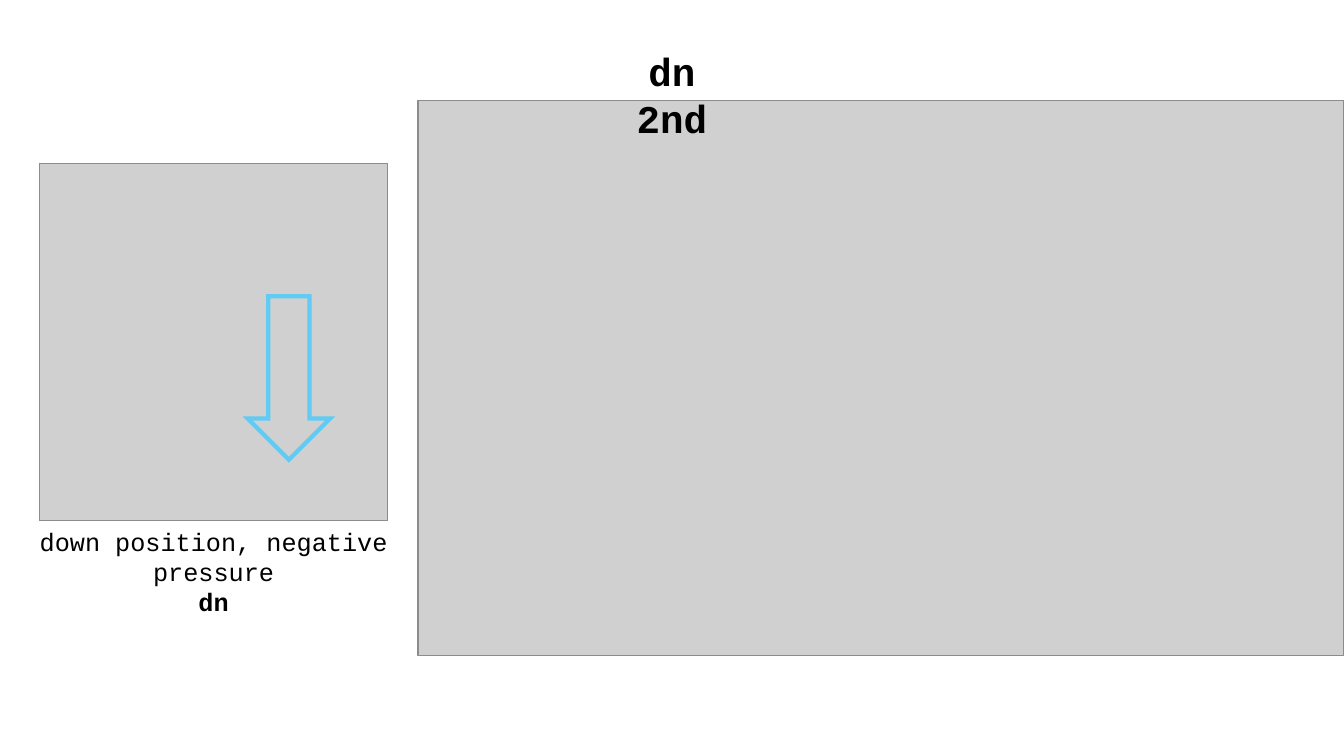
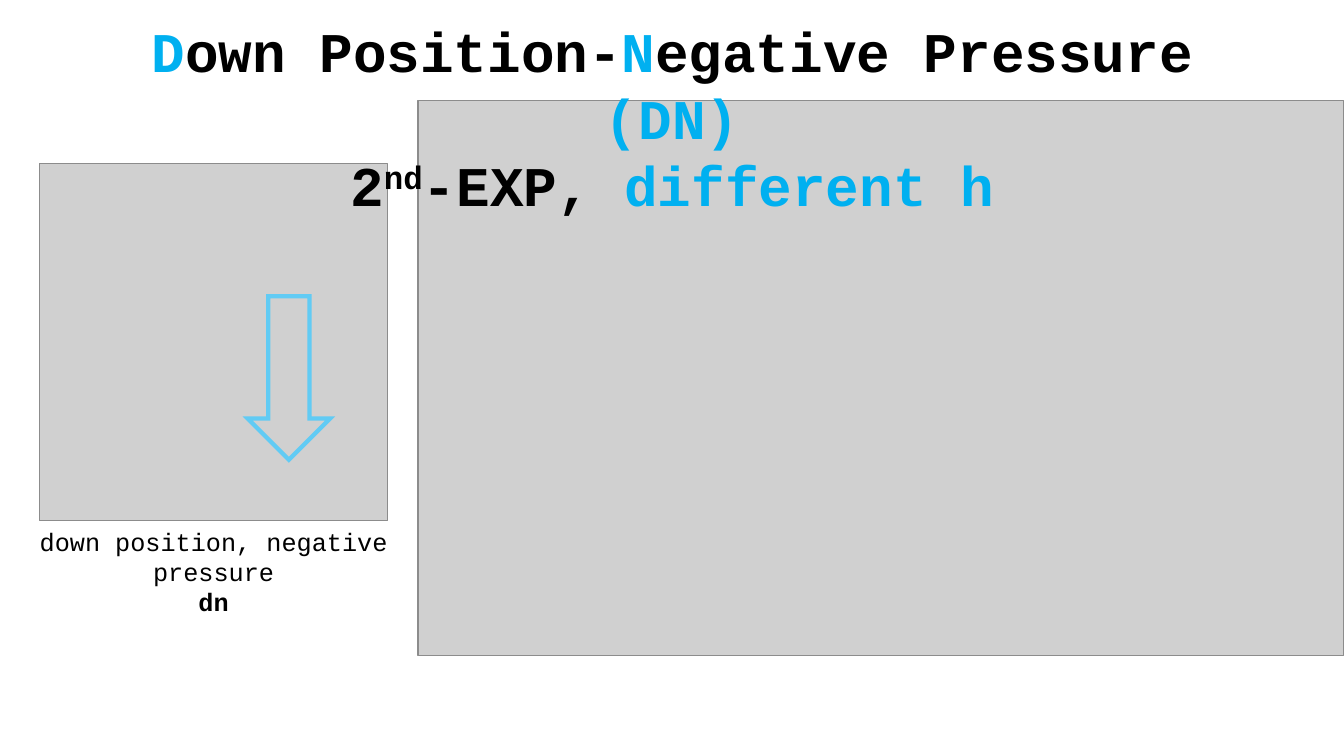
Before and after one commit to ominseo5/robotory_SoftFinger, a slide deck: slide 5 of LabLog.pptx. Drawn at 1344x756 pixels with LibreOffice and Linux fonts; fonts in the diff are those of the drawing; grey boxes stand for pictures. Boxes give left, top, right and bottom in pixels: in the first picture for what was removed or moved away, otherwise in the second. Text is boxed around its words. In the diff, an @@ line names an element or a change of style, - is before the commit and + after.

```diff
--- a/LabLog.pptx
+++ b/LabLog.pptx
@@ text added at [152, 32, 1193, 216], 40 pt, text #000000, bold @@
+Down Position-Negative Pressure (DN)
+2nd-EXP, different h
@@ text removed at [637, 58, 707, 134] @@
-dn 2nd
```
Also in this commit, not shown: 14 other slides changed, 7 other files.
